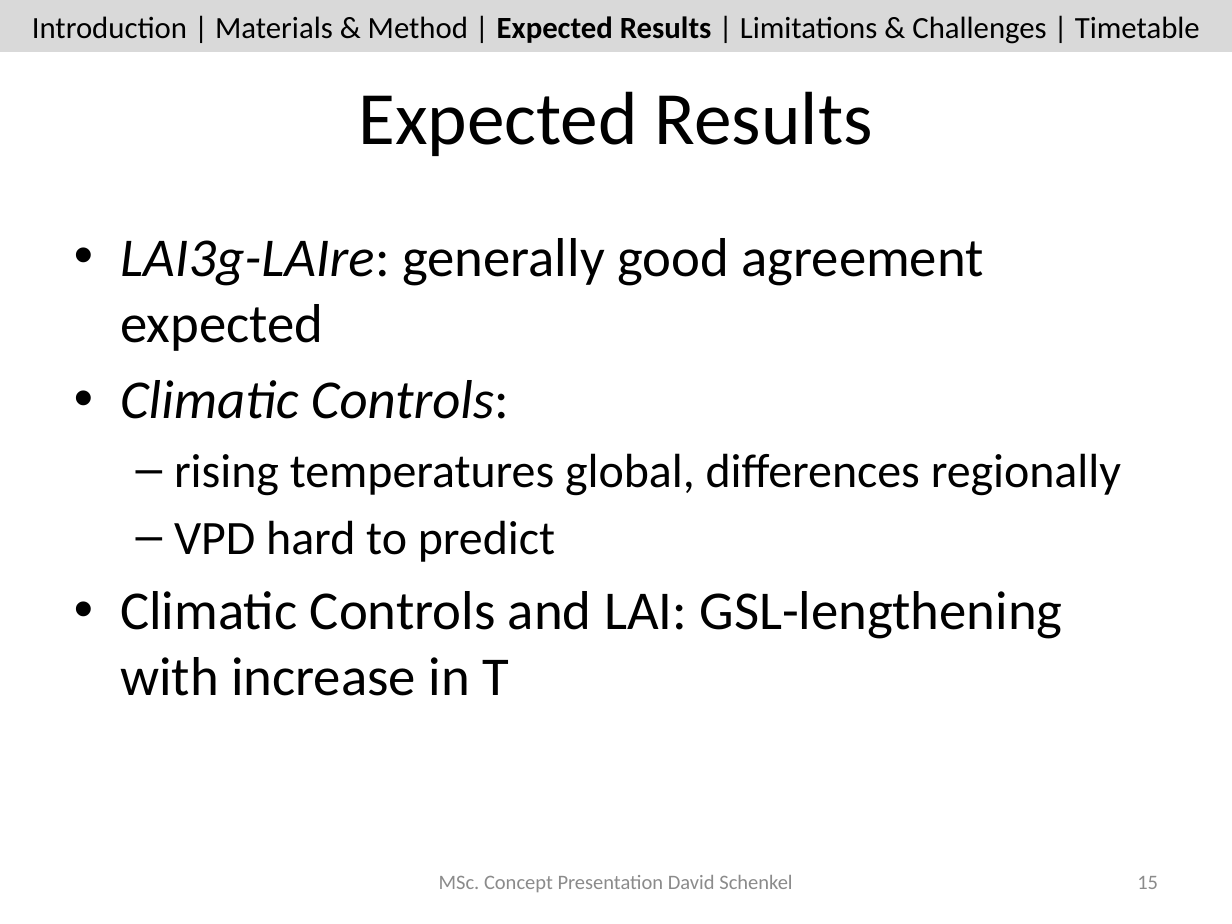
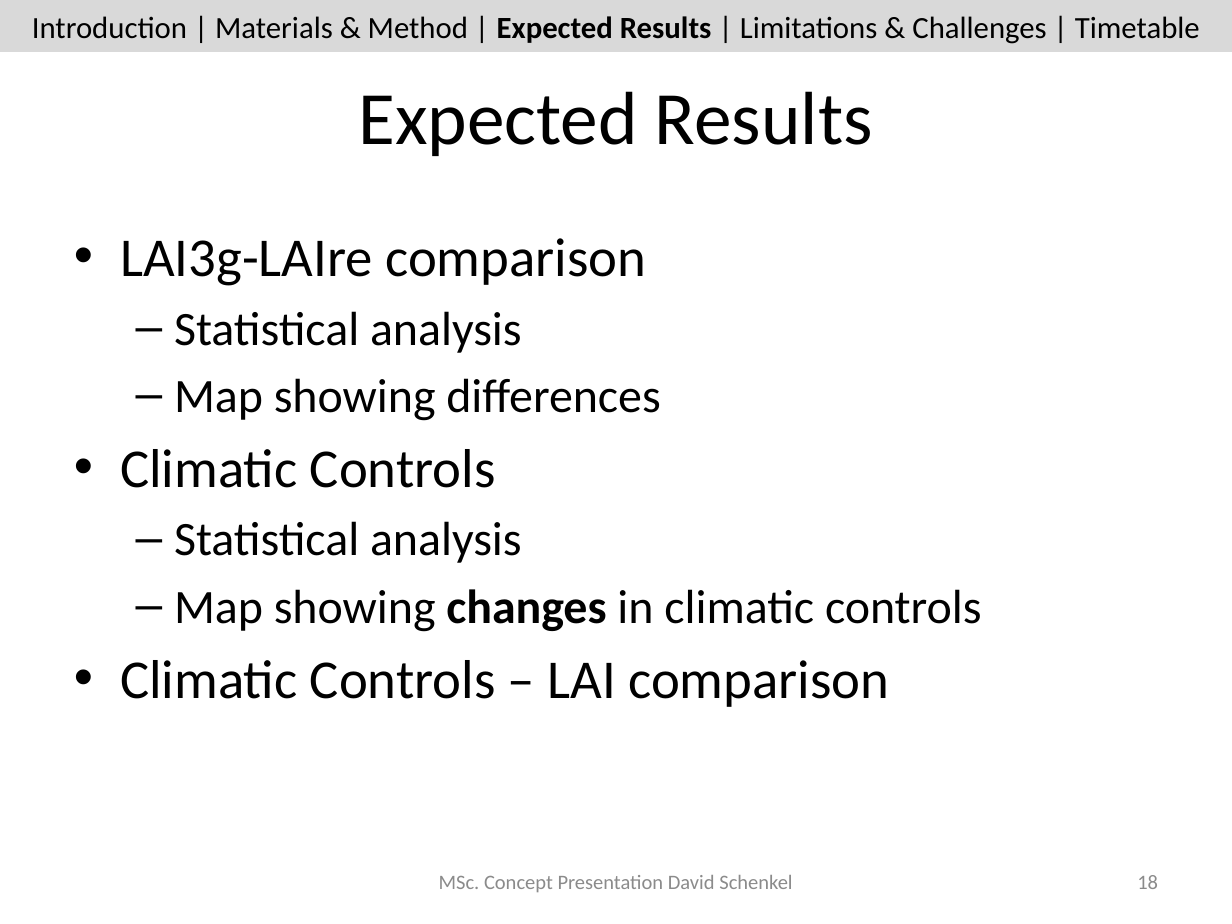
Before and after one commit to dschenkel/geo511, a slide deck: slide 18 of concept_presentation.pptx (slide 15 before the commit). Drawn at 1232x924 pixels with LibreOffice and Linux fonts; fonts in the diff are those of the drawing. Boxes give left, top, right and bottom in pixels: in the first picture for what was removed or moved away, otherwise in the second. Text is boxed around its words. In the diff, an @@ line names an element or a change of style, - is before the commit and + after.

```diff
--- a/concept_presentation.pptx
+++ b/concept_presentation.pptx
@@ text at (x1=120, y1=238, x2=982, y2=707): text changed; size 32 to 28 pt @@
-• LAI3g-LAIre: generally good agreement expected
-• Climatic Controls:
-  – rising temperatures global, differences regionally
-  – VPD hard to predict
-• Climatic Controls and LAI: GSL-lengthening with increase in T
+• LAI3g-LAIre comparison
+  – Statistical analysis
+  – Map showing differences
+• Climatic Controls
+  – Statistical analysis
+  – Map showing changes in climatic controls
+• Climatic Controls – LAI comparison
@@ page number at (x1=1137, y1=875, x2=1158, y2=889): text changed @@
-15
+18
```
Also in this commit, not shown: 11 other slides changed, 3 slides added, 3 other files.
